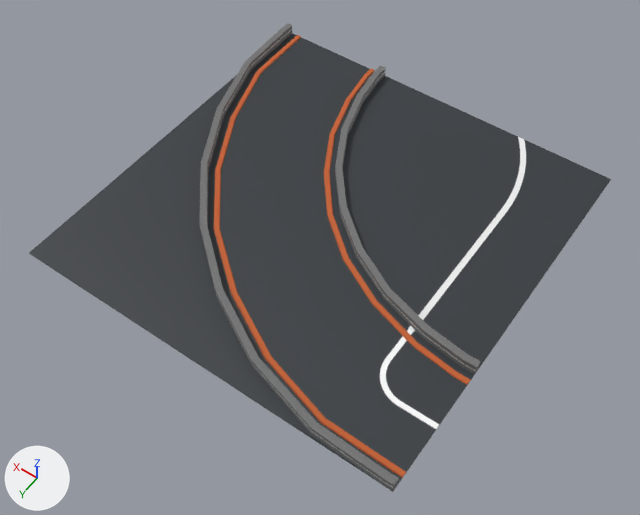
Two versions of the glTF model models/standard-map/kartkids_base_trk_520_trn_90_l_3x3.gltf, one commit apart.
One viewpoint serves both versions: a 50 mm camera at (-23.8, 34.4, 48.5) aimed at (-1.0, 2.5, -1.6). Lighting does not change. The marker at lower left points along +X, +Y and +Z. The older version comes first.

Names of what the first picture shows: 'kartkids_base_trk_520_trn_90_l_3x3', 'kartkids_base_trk_520_trn_90_l_3x3.001', 'kartkids_base_trk_520_trn_90_l_3x3.002'.
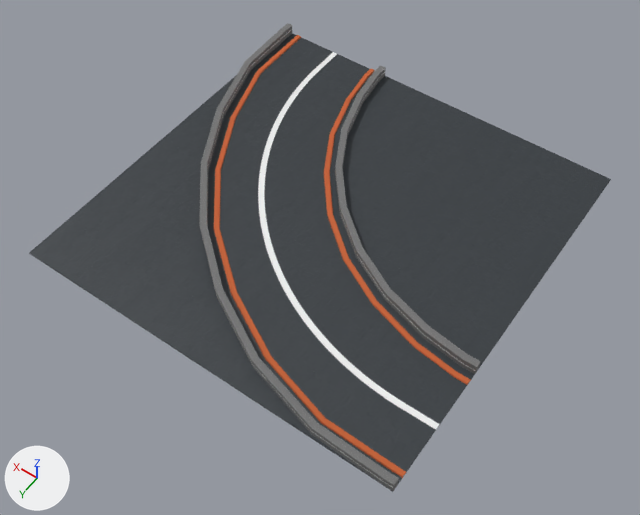
The newer file is also turned or shifted as a whole; pictures and numbers use the older file's frame.

The change, as a list of edits to the scene's bpy script:
```text
Add img_atlasasphalt2_basecolor:
    img_atlasasphalt2_basecolor = load_image('AtlasAsphalt2_BaseColor', 'textures/AtlasAsphalt2_BaseColor.webp', 2048, 2048, 'sRGB')
Add img_atlasasphalt2_normal:
    img_atlasasphalt2_normal = load_image('AtlasAsphalt2_Normal', 'textures/AtlasAsphalt2_Normal.webp', 2048, 2048, 'Non-Color')
Add img_atlasasphalt2_occlusionroughnessmetallic:
    img_atlasasphalt2_occlusionroughnessmetallic = load_image('AtlasAsphalt2_OcclusionRoughnessMetallic', 'textures/AtlasAsphalt2_OcclusionRoughnessMetallic.webp', 2048, 2048, 'Non-Color')
Change mat_asphalt_2:
    remove # nodes: BsdfPrincipled, OutputMaterial, TexImage x2
    remove # uses the picture img_atlas_basecolor_atlas_alpha
    remove # uses the picture img_atlas_emissive
    nodes: BsdfPrincipled, NormalMap, OutputMaterial, SeparateColor, TexImage x3
    uses the picture img_atlasasphalt2_basecolor
    uses the picture img_atlasasphalt2_normal
    uses the picture img_atlasasphalt2_occlusionroughnessmetallic
```

Boxes (x1, y1, x2, y2) around the edits, measured in the pictures (640 x 515 px):
'kartkids_base_trk_520_trn_90_l_3x3', surface changed
    both: (255, 50, 530, 432)
